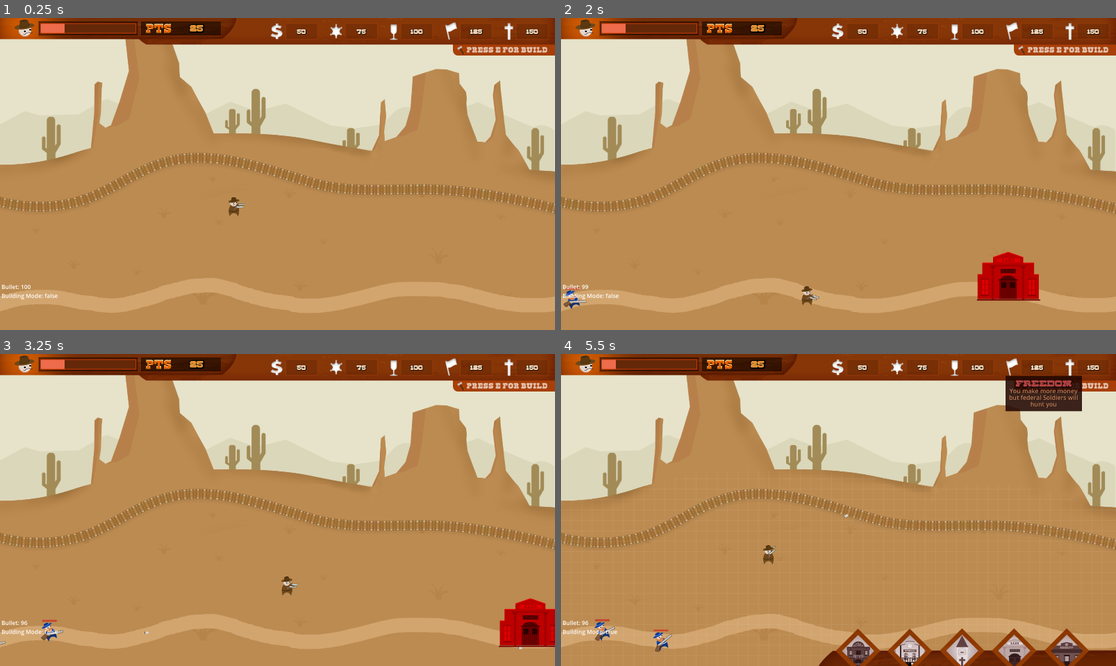
Above: before the commit, frames 1-4 (two rows, left to right).
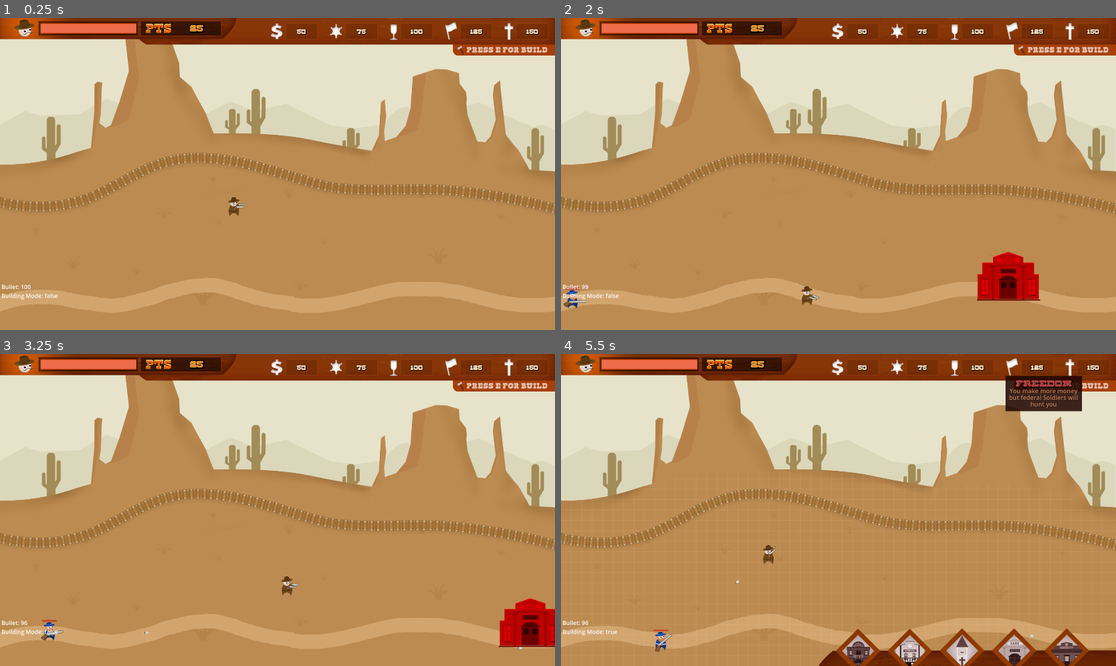
Above: after the commit, the same moments.

Repository: realfirat/A-Simple-Wild-West-Game
Game: Godot game, scene res://scenes/main.tscn
The game is run twice, just before and just after one commit, with the same random seed, the same clock (stepped at 60 frames per second) and the same inputs.
Inputs (mouse positions are in pixels of both pictures, inside the frame that each line leads up to):
- Up to frame 1 (0.25 s): no input
- Up to frame 2 (2 s): tap Enter at 0.5 s; move the mouse to (855, 30) at 0.52 s; hold D (go_right) 0.53-1.28 s; tap E (build_mode) at 0.6, 1.35 s; click (855, 30) at 0.67 s; move the mouse to (1016, 308) at 1.27 s; hold S (go_down) from 1.28 s (still down); click (1016, 308) at 1.42 s
- Up to frame 3 (3.25 s): move the mouse to (355, 366) at 2.02 s; release S (go_down) at 2.03 s; press the mouse at (355, 366) at 2.03 s; hold D (go_right) 2.03-2.78 s; tap E (build_mode) at 2.3, 2.85 s; move the mouse to (532, 650) at 2.77 s; release the mouse at (532, 650) at 2.78 s; hold W (go_up) from 2.78 s (still down); click (532, 650) at 2.92 s
- Up to frame 4 (5.5 s): move the mouse to (971, 366) at 3.52 s; release W (go_up) at 3.53 s; hold A (go_left) 3.53-5.03 s; tap E (build_mode) at 3.6, 4.55, 5.1 s; click (971, 366) at 3.67 s; move the mouse to (993, 644) at 4.27 s; click (993, 644) at 4.35 s; move the mouse to (1027, 366) at 5.02 s; hold S (go_down) from 5.03 s (still down); click (1027, 366) at 5.17 s

The runs differ from the first frame. In frame 1, 0.4% of the frame differs, in the area x 11-25%, y 1-5%; in frame 2, 0.5%; in frame 3, 0.5%; in frame 4, 0.7%, in the area x 6-86%, y 1-96%.

Commit message:
fed fix 2

Diff:
--- a/scripts/bullet_rifle_fed.gd
+++ b/scripts/bullet_rifle_fed.gd
@@ -13,6 +13,7 @@
 	$shoot_particle.emitting = true
 
 func _physics_process(delta):
+	if not global_variables.is_build_mode:
 		global_position += aim_position * bullet_speed
 
 func _on_visible_on_screen_notifier_2d_screen_exited():
--- a/scripts/federal.gd
+++ b/scripts/federal.gd
@@ -5,11 +5,6 @@
 var hp = 20
 
 func _physics_process(delta):
-	var tween = create_tween()
-	tween.tween_property($PathFollow2D/federal_body/Sprite2D, "rotation", -0.4, 0.5)
-	tween.tween_property($PathFollow2D/federal_body/Sprite2D, "rotation", 0, 0.5)
-	tween.tween_property($PathFollow2D/federal_body/Sprite2D, "rotation", 0.4, 0.5)
-
 	if not global_variables.is_build_mode:
 		$PathFollow2D.progress_ratio += fed_speed
 
--- a/scripts/global_variables.gd
+++ b/scripts/global_variables.gd
@@ -3,11 +3,11 @@
 var bullet = 100
 var is_build_mode = false
 var is_a_building_selected = 0
-var hp = 25
+var hp = 100
 var score = 25
 var dollar = 50
 var justice = 75
 var fun = 100
 var independence = 125
 var faith = 150
-var fed_spawner_time = 2
+var fed_spawner_time = 20
